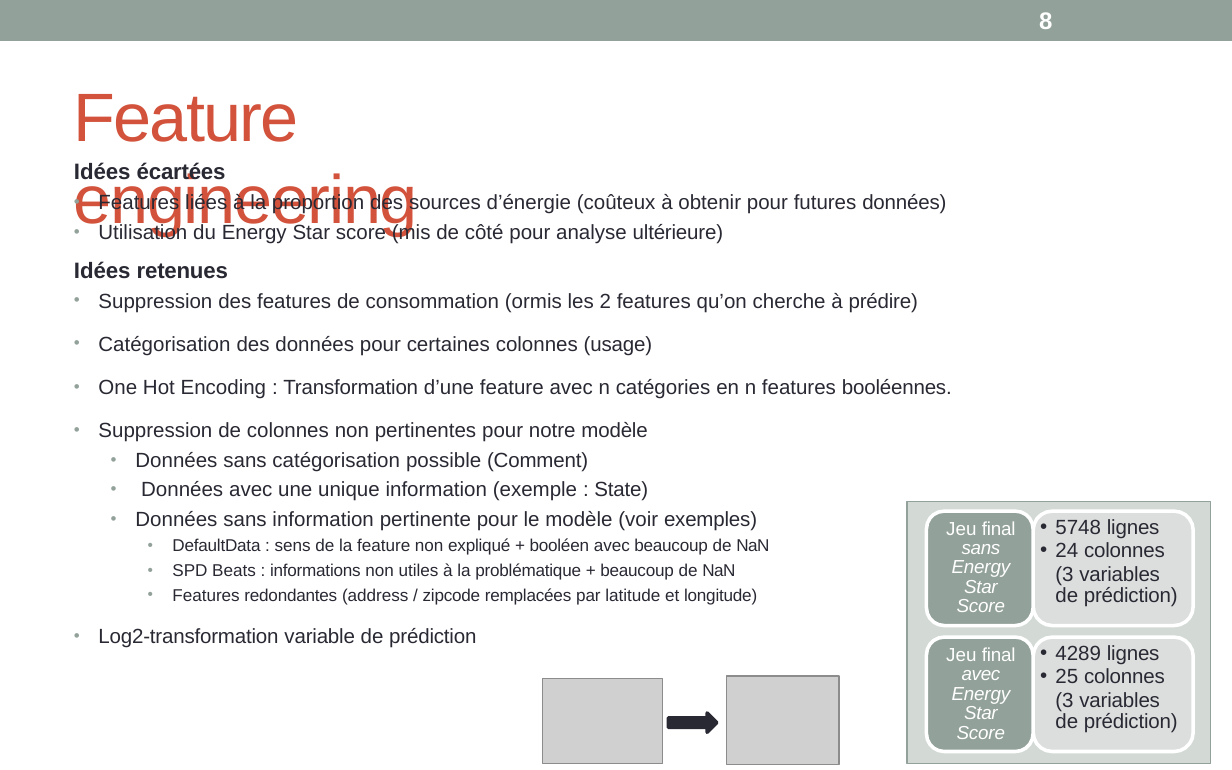
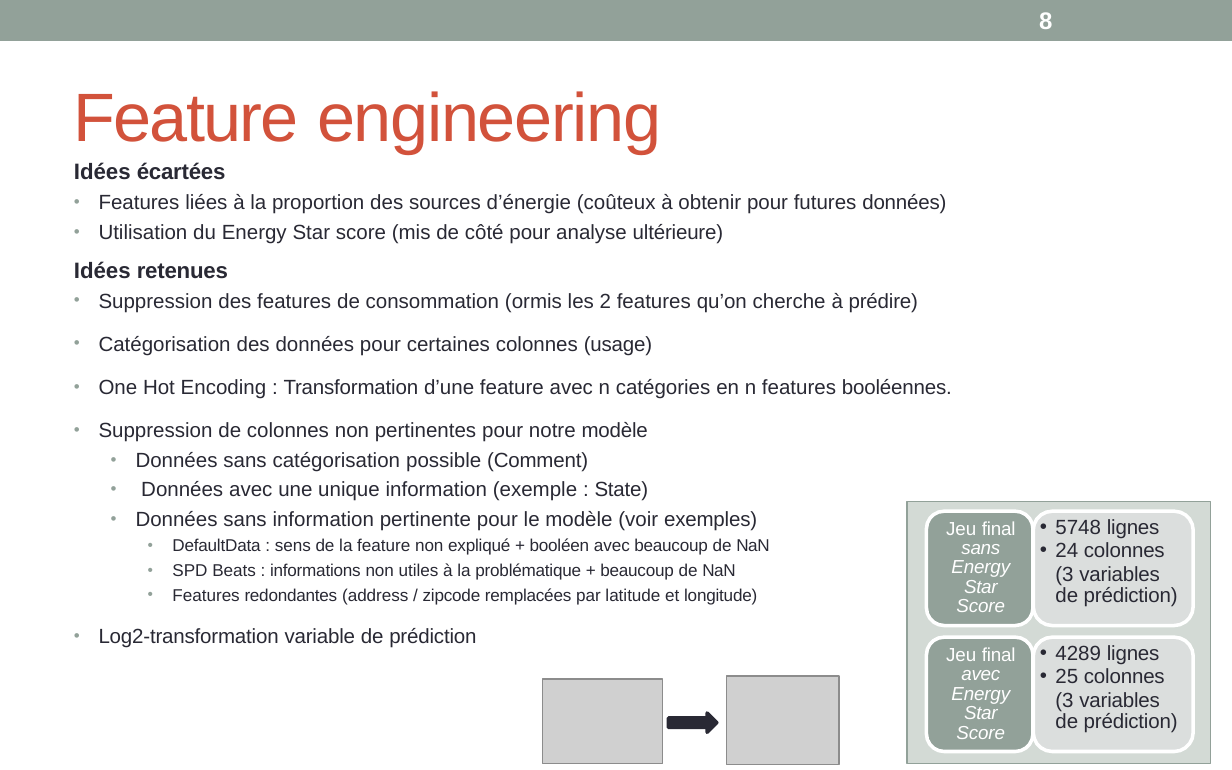
Before and after one commit to wdavid93/OpenClassRoom, a slide deck: slide 8 of Projet_4/soutenance projet 4 _ actualisee .pptx. Drawn at 1232x770 pixels with LibreOffice and Linux fonts; fonts in the diff are those of the drawing; grey boxes stand for pictures. Boxes give left, top, right and bottom in pixels: in the first picture for what was removed or moved away, otherwise in the second. Text is boxed around its words. In the diff, an @@ line names an element or a change of style, - is before the commit and + after.

```diff
--- a/Projet_4/soutenance projet 4 _ actualisee .pptx
+++ b/Projet_4/soutenance projet 4 _ actualisee .pptx
@@ title "Feature engineering" rewrapped from box(74, 94, 418, 235) to box(74, 91, 661, 153) @@
```
Also in this commit, not shown: 8 other slides changed, 6 other files.
